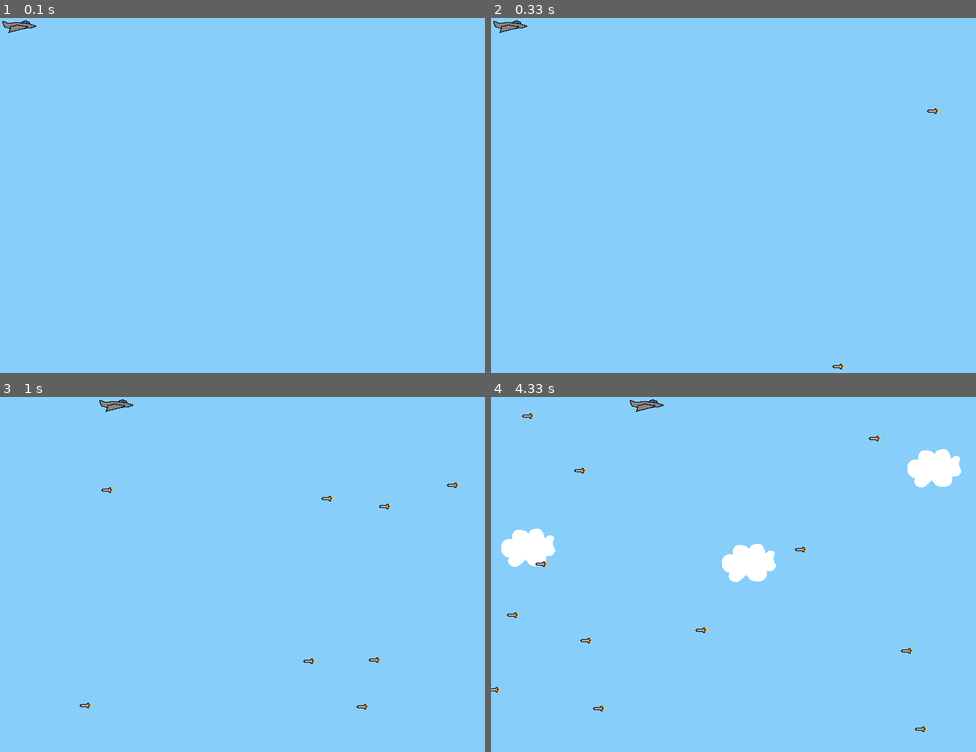
Above: before the commit, frames 1-4 (two rows, left to right).
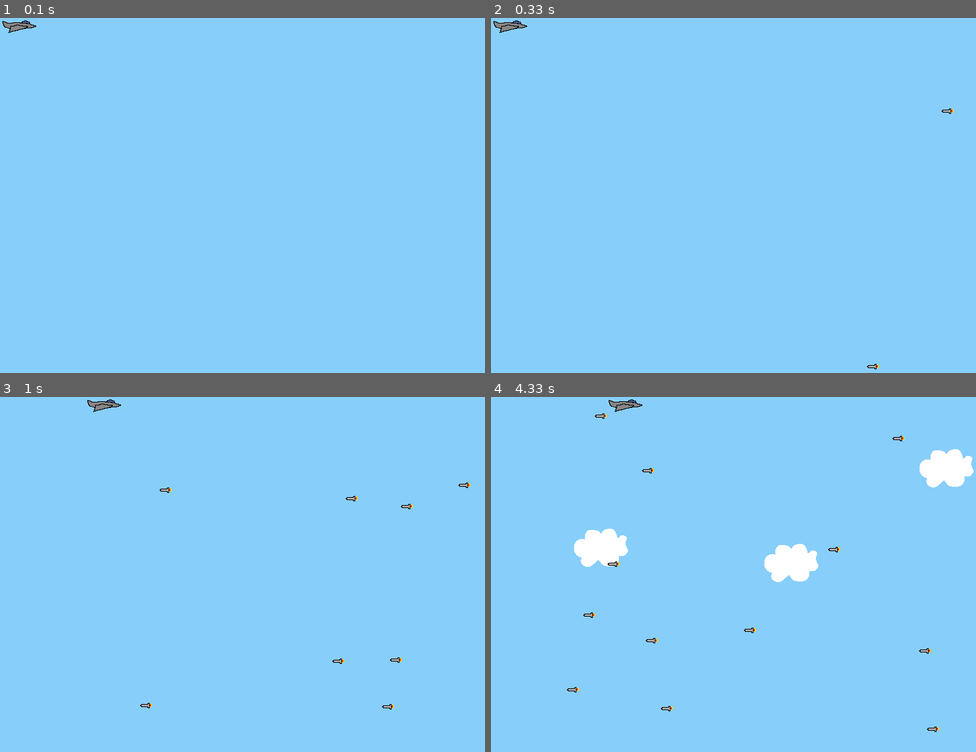
Above: after the commit, the same moments.

Repository: brockbyrd/python-labs
Game: pygame game, started from pygameFolder/pyGame.py
Same seed, same stepped clock (60 frames per second), same inputs: the game is played once before the commit and once after it.
Inputs:
- Up to frame 1 (0.1 s): no input
- Up to frame 2 (0.33 s): no input
- Up to frame 3 (1 s): hold Right 0.33-0.8 s; hold Up from 0.83 s (still down)
- Up to frame 4 (4.33 s): release Up at 1.13 s; hold Right 1.17-1.63 s; hold Left 1.67-2.2 s; hold Left 2.57-2.97 s; hold Right 3.4-4.03 s

Frame 1 is identical in both runs. In frame 2, less than 0.1% of the frame differs, in the area x 70-96%, y 25-99%; in frame 3, 0.5%; in frame 4, 4.6%, in the area x 0-100%, y 0-95%.

Commit message:
changes framerate to 60

Diff:
--- a/pygameFolder/pyGame.py
+++ b/pygameFolder/pyGame.py
@@ -132,4 +132,4 @@
 
     pygame.display.flip()
 
-    clock.tick(70)
+    clock.tick(60)
